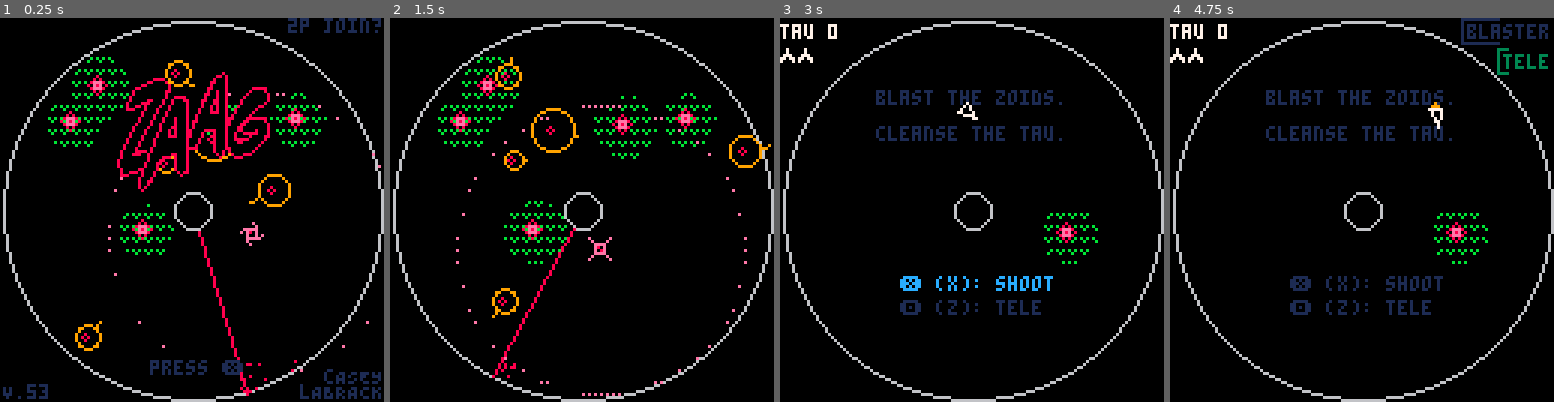
Above: before the commit, frames 1-4 (left to right).
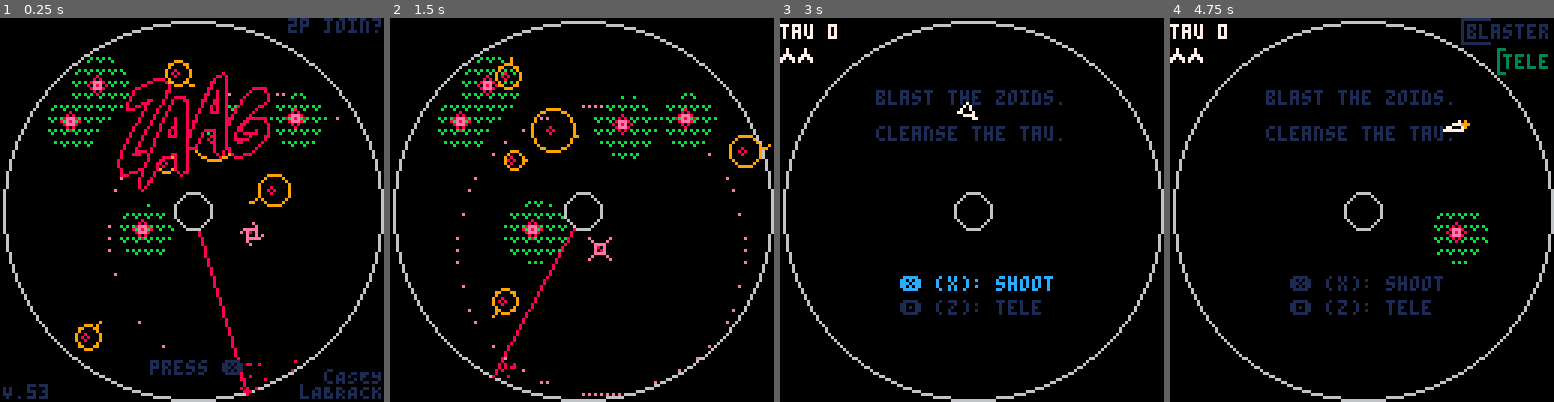
Above: after the commit, the same moments.

Repository: caseylabrack/laser
Game: PICO-8 cartridge zaag.p8
Two runs of this game, one before a commit and one after it. Both use one fixed random seed, a clock stepped at 60 frames per second and the inputs below.
Inputs:
- Up to frame 1 (0.25 s): no input
- Up to frame 2 (1.5 s): tap X (X key) at 0.33, 1.07 s; tap O (Z key) at 0.7 s
- Up to frame 3 (3 s): hold Right 1.6-2.1 s; tap O (Z key) every 0.4 s from 1.7 to 2.9 s; tap X (X key) at 1.85, 2.97 s; hold Up 2.15-2.42 s; hold Right from 2.47 s (still down)
- Up to frame 4 (4.75 s): release Right at 3.03 s; hold Left 3.08-3.58 s; tap O (Z key) every 0.4 s from 3.3 to 4.5 s; hold Down 3.63-3.97 s; hold Right 4.02-4.68 s; tap X (X key) at 4.08 s; hold Up from 4.73 s (still down)

The runs differ from the first frame. In frame 1, less than 0.1% of the frame differs, in the area x 78-100%, y 22-93%; in frame 2, less than 0.1%; in frame 3, 0.4%, in the area x 68-83%, y 50-65%; in frame 4, 0.3%.

Commit message:
old gameover anim removed, tokens crunched

Diff:
--- a/zaag.p8
+++ b/zaag.p8
@@ -20,7 +20,7 @@
 -- cutscene fuzzy dice
 -- gameover progress of enemy sprites
 --  with boss at the end of line
--- probably longer tele range
+-- "return of zaag"?
 
 version=53
 _g=_ENV
@@ -30,7 +30,6 @@
 	{roid=1,flower=1,bomb=4,boss=2},--hard
 }
 laserspeeds={.0025,.002,.0015}
---laserspeeds={.005,.004,.003}
 --players, lasers, safe zones, animations (coroutines), animations in draw phase, flowers, roids, bullets, homing bombs
 ps,lz,zs,as,a2,fs,rs,bs,hs={},{},{},{},{},{},{},{},{}
 inner,outer_r={x=64,y=64,r=6,enabled=true},63
@@ -91,7 +90,6 @@
 	{"remember to take","15 minute breaks!"},
 	{"zaag is a fun game"},
 	{"very close range shots","= very fast rate of fire"},
---	{"quick flip (⬇️) is","faster than doing a 180"},
 	{"pause screen has some","additional options"},
 	{"real winners","say no to drugs"},
 	{"blaster has warm up,","tele is charged at start"},
@@ -156,11 +154,9 @@
 
 	title=cocreate(title_setup)
 	menuitem(1, "swap ❎/🅾️ btns", btns_toggle)
-	menuitem(2, "save screenshot", function () extcmd("screen") end)
+--	menuitem(2, "save screenshot", function () extcmd("screen") end)
 	menuitem(3, "death gifs: " ..(deathgifs and "on" or "off"), dethgiftoggle)
-	menuitem(4, "screenshake: "..(screenshake and "on" or "off"), screenshake_toggle)
-
---	makelvl()
+--	menuitem(4, "screenshake: "..(screenshake and "on" or "off"), screenshake_toggle)
 end
 
 function btns_toggle()
@@ -180,12 +176,12 @@
 	return true
 end
 
-function screenshake_toggle()
-	screenshake=not screenshake
-	menuitem(4, screenshake==true and "screenshake: on" or "screenshake: off",screenshake_toggle)
-	dset(4,screenshake==true and 0 or 1)
-	return true
-end
+--function screenshake_toggle()
+--	screenshake=not screenshake
+--	menuitem(4, screenshake==true and "screenshake: on" or "screenshake: off",screenshake_toggle)
+--	dset(4,screenshake==true and 0 or 1)
+--	return true
+--end
 
 function _update60()
 tick+=1
@@ -601,18 +597,25 @@
 	end
 end
 
---clip game artwork (safezones) to circle
-circfill(64,64,outer_r,0 | 0x1800)
-
 --do animations
 for z in all(a2) do
 	if costatus(z)!="dead" then assert(coresume(z))
 	else del(a2,z) end
 end
 
---safezone bot
-for z in all(zs) do
-	spr(5,z.x-4,z.y-4)
+--homing bombs radius
+for h in all(hs) do
+	fillp(…)
+	circ(h.x,h.y,h.sight,14)
+	fillp()
+end
+
+--clip game artwork (safezones) to circle
+circfill(64,64,outer_r,0 | 0x1800)
+
+--homing bombs
+for h in all(hs) do
+	h:render()
 end
 
 pal()
@@ -656,13 +659,17 @@
 	circ(64,64,inner.r,6)
 end
 
---homing bombs
---h:render()
-for h in all(hs) do
-	h:render()
-	fillp(…)
-	circ(h.x,h.y,h.sight,14)
-	fillp()
+--boss
+boss:render()
+
+--bullet
+for b in all(bs) do
+	b:render()
+end
+
+--safezone bot
+for z in all(zs) do
+	spr(5,z.x-4,z.y-4)
 end
 
 --player
@@ -682,14 +689,6 @@
 													v.y+sin(a)*v.r,
 													dist(0,0,v.dx,v.dy)*3
 	line(x,y,x+cos(a)*m,y+sin(a)*m)
-end
-
---boss
-boss:render()
-
---bullet
-for b in all(bs) do
-	b:render()
 end
 
 if wipe and costatus(wipe)~="dead" then coresume(wipe) end
@@ -855,7 +854,7 @@
 end
 
 function spawn()
-	state,i,c="setup",20,22
+	state,i,c="setup",20,42
 	for p in all(ps) do
 		p:spawn()
 	end
@@ -991,57 +990,57 @@
 function gameover()
 	local start=tick
 	local c=0
-	local tw=60--trackwidth
-	local tt=5 --ticks total
-	local ts=tw/4--tick spacing
-	local tb=64-tw/2 --ticks begin
-	local yt=68 --tracks y pos
-	local mascots={
-		[1]=function(x,y) --roid
-			circ(x,y,3,9)
-			spr(2,x-4,y-4)
-		end,
-		[2]=function(x,y) --flower
-			fillp(ˇ)
-			circfill(x,y,4,11)
-			fillp()
-			spr(20,x-4,y-4)
-		end,
-		[3]=function(x,y) --bomb
-			spr(21,x-4,y-4)
-		end,
-		[4]=function(x,y) --double
-			line(x-3,y-3,x+3,y+3,8)
-			circfill(x,y,1,0)
-			circ(x,y,1,6)
-		end,
-		[5]=function(x,y) --boss
-			circ(x,y,4,14)
-			circ(x,y,1,8)
-		end
-	}
+--	local tw=60--trackwidth
+--	local tt=5 --ticks total
+--	local ts=tw/4--tick spacing
+--	local tb=64-tw/2 --ticks begin
+	local yt=54 --tracks y pos
+--	local mascots={
+--		[1]=function(x,y) --roid
+--			circ(x,y,3,9)
+--			spr(2,x-4,y-4)
+--		end,
+--		[2]=function(x,y) --flower
+--			fillp(ˇ)
+--			circfill(x,y,4,11)
+--			fillp()
+--			spr(20,x-4,y-4)
+--		end,
+--		[3]=function(x,y) --bomb
+--			spr(21,x-4,y-4)
+--		end,
+--		[4]=function(x,y) --double
+--			line(x-3,y-3,x+3,y+3,8)
+--			circfill(x,y,1,0)
+--			circ(x,y,1,6)
+--		end,
+--		[5]=function(x,y) --boss
+--			circ(x,y,4,14)
+--			circ(x,y,1,8)
+--		end
+--	}
 	local tip=rnd(tips)
 	while true do
 		c+=1
-		sspr(22,48,129-22,64-48,64-(129-22)/2,46)
-
-		local xl=tb
-		for i=1,5 do --draw 5 ticks
-			line(xl,yt,xl,yt+2,7)
-			if lvl < (i-1)*3 then
-				for j=0,15 do
-					pal(j,1)
-				end
-			end
-			mascots[i](xl,yt+8)
-			pal(cp)
-			xl+=ts
-		end
-
-		if c>60 then -- progress line
-			local pct=min(1,(c-60)/20)
-			line(tb,yt+1,tb+tw*pct*(lvl/#lvls),yt+1,8)
-		end
+		sspr(22,48,107,16,10,46)
+
+--		local xl=tb
+--		for i=1,5 do --draw 5 ticks
+--			line(xl,yt,xl,yt+2,7)
+--			if lvl < (i-1)*3 then
+--				for j=0,15 do
+--					pal(j,1)
+--				end
+--			end
+--			mascots[i](xl,yt+8)
+--			pal(cp)
+--			xl+=ts
+--		end
+
+--		if c>60 then -- progress line
+--			local pct=min(1,(c-60)/20)
+--			line(tb,yt+1,tb+tw*pct*(lvl/#lvls),yt+1,8)
+--		end
 
 		local ystart=yt+18
 		for i=1,#tip do
@@ -1325,61 +1324,6 @@
 			end,
 		},{__index=_ENV})
 end
---h=setmetatable({
---			r=3,dx=0,dy=0,t=.02,
---			enabled=false,timer=0,
---			frametick=0,
---			spawn=function(_ENV)
---				local a,d=aim_away(.25,.6),rnd(64-24)+12
---				x,y,dx,dy,enabled,
---				timer,frametick,stunnned=
---				64+cos(a)*d,64+sin(a)*d,0,0,
---				true,0,0,false
---			end,
---
---			update=function(_ENV)
---				if enabled then
---					if stunned then
---						timer-=1
---						if timer<0 then stunned=false end
---					else
---						local target=closestplayer(h)
---						local a=atan2(target.x-x+rnd(4)-2,target.y-y+rnd(4)-2)
---						dx+=cos(a)*t dy+=sin(a)*t
---						frametick+=1
---					end
---					dx*=.97 dy*=.97
---					x+=dx	y+=dy
---					local a2=atan2(x-64,y-64)
---					if dist(x,y,64,64)<8 then
---						x,y=64+cos(a2)*8,64+sin(a2)*8
---					end
---					if dist(x,y,64,64)>63 then
---						x,y=64+cos(a2)*63,64+sin(a2)*63
---					end
---				end
---			end,
---
---			render=function(_ENV)
---				if enabled then
---					palt(10,true)
---					palt(0,false)
---					local _x,_y=0,0
---					if stunned then
---						spr(23,x-4,y-4)
---						_x,_y=rnd(),rnd()
---					else
---						spr((flr(frametick%16)/4)+16,x-4,y-4)
---						_x=dx<0 and 1 or 0
---						_y=dy<0 and 1 or 0
-----						pset(x-(dx<0 and 1 or 0),y-(dy<0 and 1 or 0),8)
---					end
---					pset(x-_x,y-_y,8)
---					palt()
---				end
---			end,
---		},{__index=_ENV})
-
 
 --palettes
 dp={ --default
@@ -1438,43 +1382,29 @@
 			pcolor=i==1 and 7 or 6,
 			x=80,y=30,dx=0,dy=0,dr=0,
 			a=.75,t=.1,rt=.00375,r=2,
-			hop=25,
+			hop=30,
 			enabled=false,thrusting=false,
---			gun=0,gunfull=120,gunfail=false,gunfailtick=0,
---			flipready=10,fliplast=0,
 			deathlines={},deathpnts={},
 			spawnticks=0,
 
 			update=function(_ENV)
 				if not enabled then return end
---				gun=min(gun+1,gunfull)
 				if btn(➡️,id) then
---					a-=rt
 					dr-=rt
 				end
 				if btn(⬅️,id) then
---					a+=rt
 					dr+=rt
 				end
---				if btn(⬇️,id) then
---					if tick-fliplast>flipready then
---					 a+=.5
---					 fliplast=tick
---				 end
---				end
 				if btn(⬆️,id) then
 					dx+=cos(a)*t
 					dy+=sin(a)*t
 					if not thrusting then
 						thrusting=true
---						sfx(2)
 					end
 				else
---					sfx(2,-2)
 					thrusting=false
 				end
 				if btn(tele_btn,id) then
---				if btn(⬆️,id) then
 				 if _g.charge>_g.fullcharge then
 						local lines=coords(_ENV)
 						x+=cos(a)*hop
@@ -1483,7 +1413,6 @@
 						_g.blink=cocreate(blink_anim)
 						coresume(_g.blink,lines)
 						_g.charge=0
---						if ps[2].playing==false then _g.sleep=8 end
 						sfx(22)
 					else
 						if tick-_g.hopfailtick>4 then
@@ -1500,8 +1429,6 @@
 						b.x,b.y,b.a=x,y,a
 						b.dx,b.dy=cos(b.a)*b.speed,sin(b.a)*b.speed
 						sfx(44)
---						_g.shake+=2
---						sfx(25)
 					else
 						if tick-gunfailtick>4 then
 							_g.gunfail=true
@@ -1546,9 +1473,9 @@
 					end
 					t=easeoutexpo(t)
 					line(x,y,x+30*t,y)
-					line(x,y,x-30*t,y)
+					line(x-30*t,y)
 					line(x,y,x,y+30*t)
-					line(x,y,x,y-30*t)
+					line(x,y-30*t)
 					circfill(x,y,t*4)
 				end
 --				circ(x,y,r,10)
@@ -1690,9 +1617,7 @@
 	end
 	yield()
 
-	local col1,col2={14,8,2,1},{1,2,8,14}
-	local frate,scany,
-							haspressed,c=.1,0,false,0
+	local haspressed,c=false,0
 
 	while c<30 or not ((btn(❎) or btn(🅾️)) and haspressed) do
 		c+=1
@@ -1701,17 +1626,9 @@
 			ps[1].x,ps[1].y=rnd(128),rnd(128)
 		end
 
---spritesheet coords
-		local sc={x=69,y=8,x2=119,y2=47}
-		sc.w,sc.h=sc.x2-sc.x+1,sc.y2-sc.y+1
---	screen coords
-		local tc={x=39,y=18,w=sc.w,h=sc.h}
-
 		pal(1,8)
 		pal(7,0)
-		sspr(sc.x,sc.y,sc.w,sc.h,tc.x,tc.y)
-
---scan line down the logotype
+		sspr(69,8,51,40,39,18)
 		pal()
 
 		--difficulty choose
Not shown, changed: zaag.p8.png
